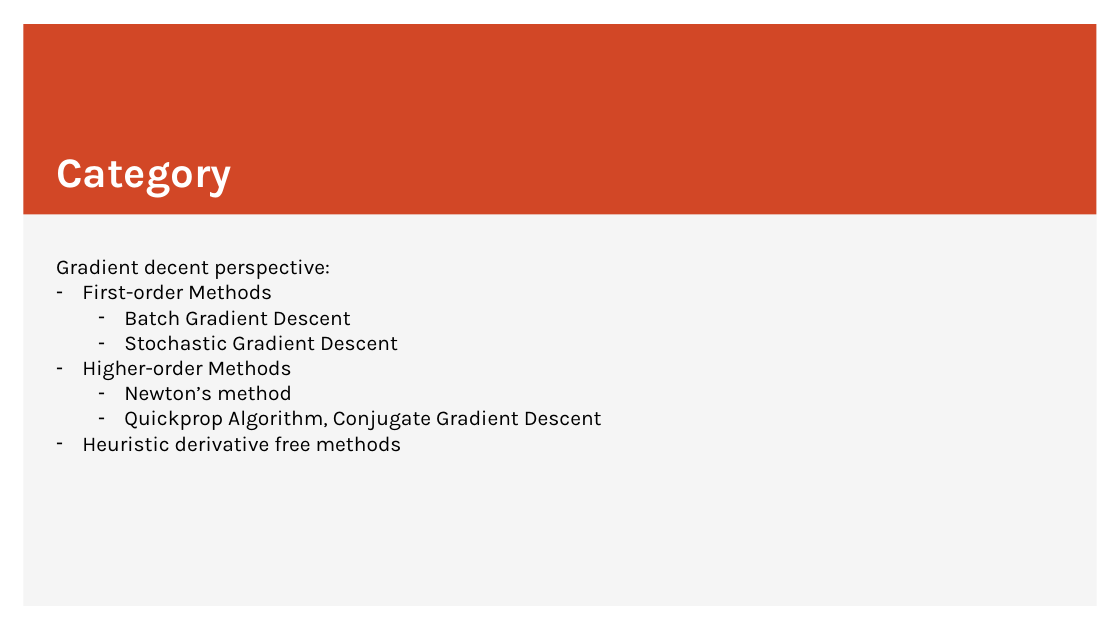
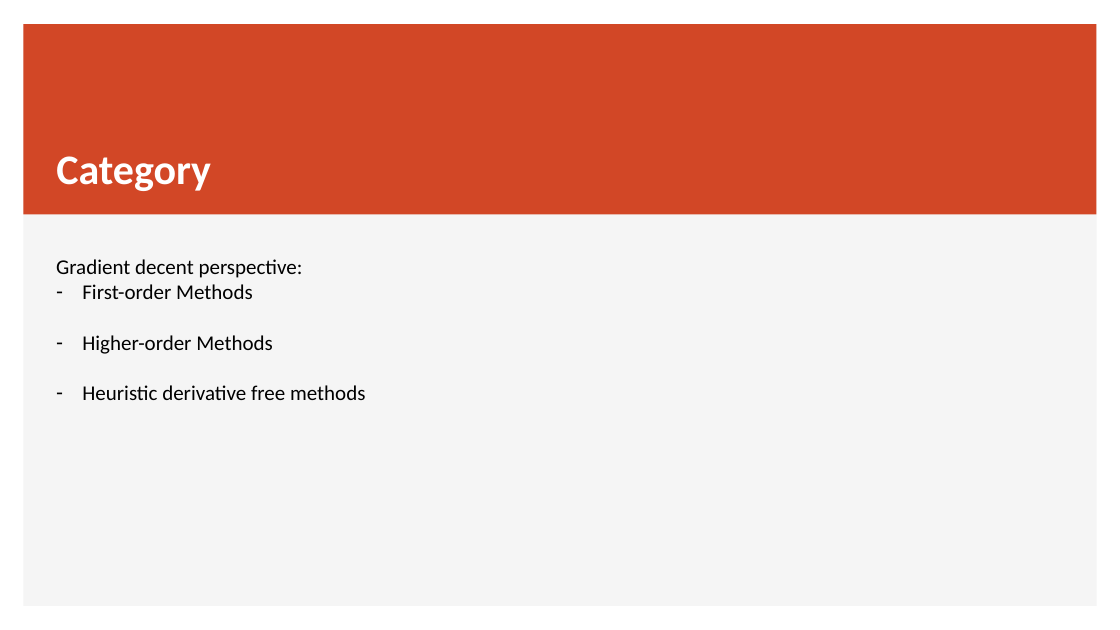
Before and after one commit to JiadaoZ22/Writings, a slide deck: slide 3 of IUPUI/ECE662/submission1_optimization.pptx. Drawn at 1120x630 pixels with LibreOffice and Linux fonts; fonts in the diff are those of the drawing. Boxes give left, top, right and bottom in pixels: in the first picture for what was removed or moved away, otherwise in the second. Text is boxed around its words. In the diff, an @@ line names an element or a change of style, - is before the commit and + after.

```diff
--- a/IUPUI/ECE662/submission1_optimization.pptx
+++ b/IUPUI/ECE662/submission1_optimization.pptx
@@ title "Category" at [56, 156, 211, 191]: font Karla to Calibri; line spacing 1 to 0.9; vertical alignment bottom to middle @@
@@ text "Gradient decent perspective:" at [56, 259, 365, 400]: font Karla to Calibri @@
@@ text at [124, 310, 398, 351]: paragraphs removed @@
-  – Batch Gradient Descent
-  – Stochastic Gradient Descent
@@ text at [124, 385, 602, 430]: paragraphs removed @@
-  – Newton’s method
-  – Quickprop Algorithm, Conjugate Gradient Descent
```
Also in this commit, not shown: 3 other slides changed, 8 slides added, 4 slides removed.
